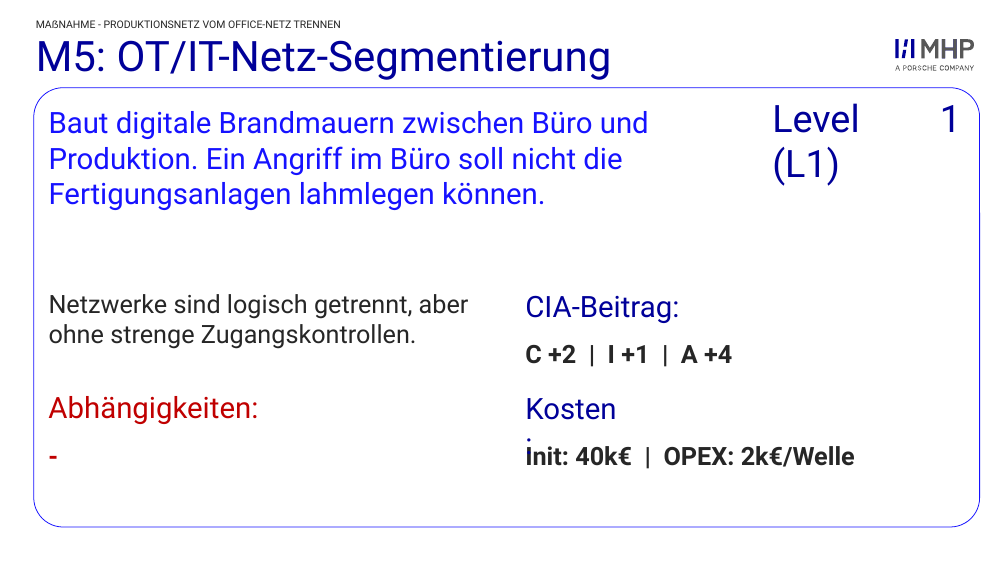
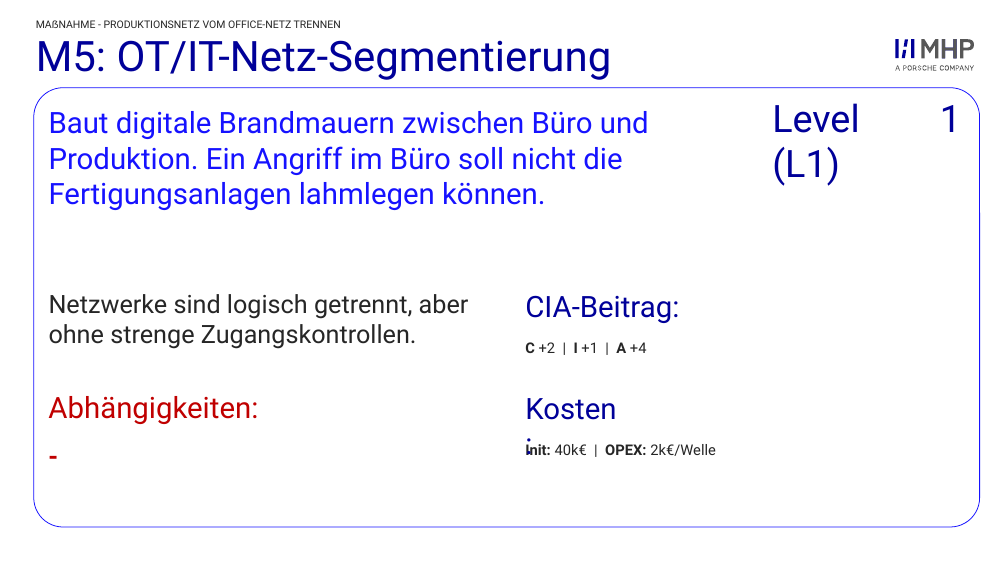
Before and after one commit to ClaudioSt/security-planspiel, a slide deck: slide 13 of pptx_output/Massnahmenkarten_Generated.pptx. Drawn at 1008x567 pixels with LibreOffice and Linux fonts; fonts in the diff are those of the drawing. Boxes give left, top, right and bottom in pixels: in the first picture for what was removed or moved away, otherwise in the second. Text is boxed around its words. In the diff, an @@ line names an element or a change of style, - is before the commit and + after.

```diff
--- a/pptx_output/Massnahmenkarten_Generated.pptx
+++ b/pptx_output/Massnahmenkarten_Generated.pptx
@@ text "C +2 | I +1 ..." at (x1=525, y1=342, x2=647, y2=353): size 24 to 14 pt; bold off in "+2 | +1 | +4" @@
@@ text "Init: 40k€ | OPEX: 2k€/Welle" at (x1=525, y1=441, x2=716, y2=456): size 24 to 14 pt; bold off in "40k€ | 2k€/Welle" @@
```
Also in this commit, not shown: 29 other slides changed, 2 other files.
